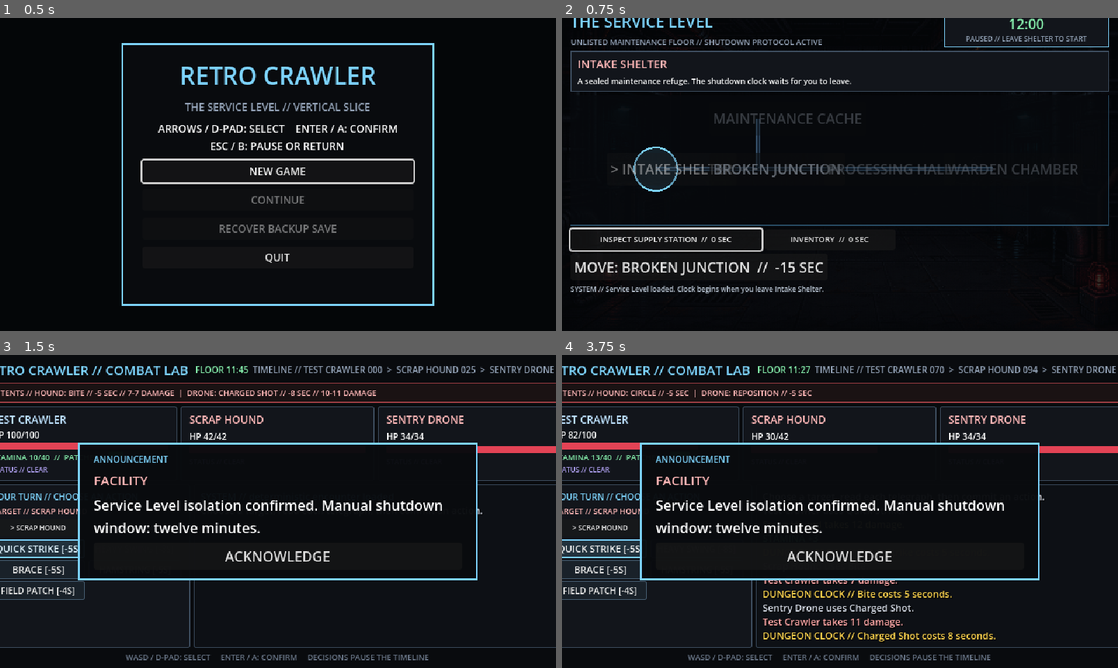
Above: before the commit, frames 1-4 (two rows, left to right).
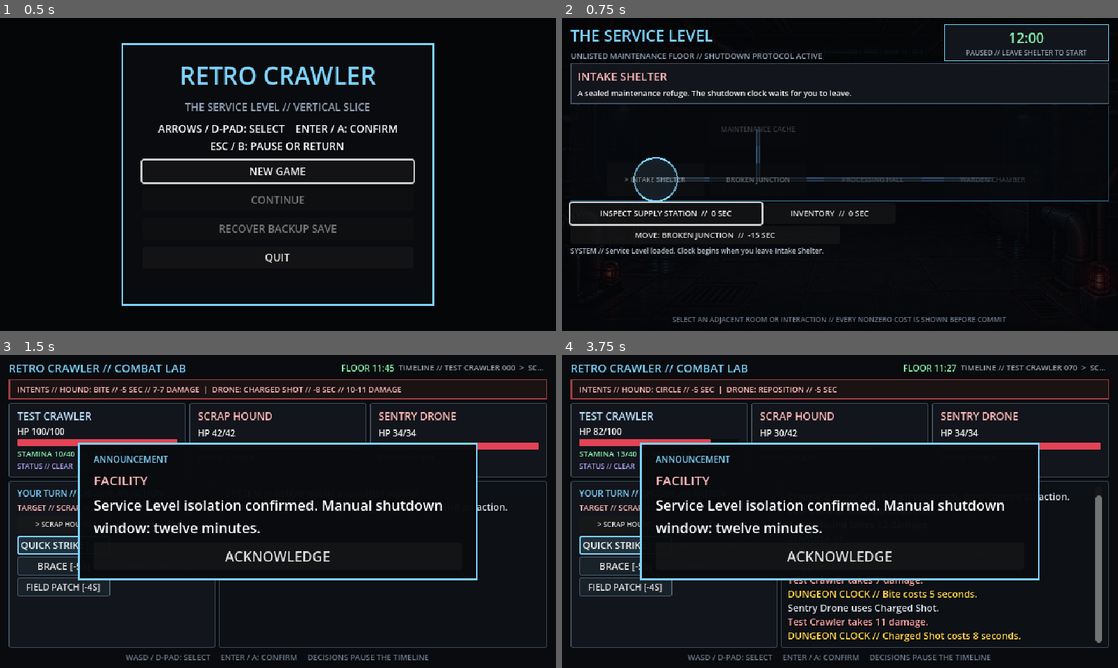
Above: after the commit, the same moments.

Repository: mtmann213/retro-crawler
Game: Godot game, scene res://main/main.tscn
Two runs of this game, one before a commit and one after it. Both use one fixed random seed, a clock stepped at 60 frames per second and the inputs below.
Inputs:
- Up to frame 1 (0.5 s): no input
- Up to frame 2 (0.75 s): click "NEW GAME" at 0.5 s
- Up to frame 3 (1.5 s): click "BROKEN JUNCTION" at 1.25 s
- Up to frame 4 (3.75 s): click "> SCRAP HOUND" at 2 s; click "SENTRY DRONE" at 2.75 s; click "QUICK STRIKE [-5S]" at 3.5 s

Frame 1 is identical in both runs. In frame 2, 13% of the frame differs, in the area x 1-99%, y 0-98%; in frame 3, 10%; in frame 4, 13%.

Commit message:
Fix release-candidate viewport overflow

Diff:
--- a/scenes/combat/combat_screen.tscn
+++ b/scenes/combat/combat_screen.tscn
@@ -115,11 +115,12 @@
 
 [node name="Header" type="HBoxContainer" parent="Margin/Layout"]
 layout_mode = 2
+theme_override_constants/separation = 4
 
 [node name="Title" type="Label" parent="Margin/Layout/Header"]
 layout_mode = 2
 theme_override_colors/font_color = Color(0.49, 0.827, 0.988, 1)
-theme_override_font_sizes/font_size = 15
+theme_override_font_sizes/font_size = 13
 text = "RETRO CRAWLER // COMBAT LAB"
 
 [node name="HeaderSpacer" type="Control" parent="Margin/Layout/Header"]
@@ -137,9 +138,12 @@
 [node name="TimelineLabel" type="Label" parent="Margin/Layout/Header"]
 unique_name_in_owner = true
 layout_mode = 2
+size_flags_horizontal = 3
 theme_override_colors/font_color = Color(0.58, 0.64, 0.72, 1)
-theme_override_font_sizes/font_size = 10
+theme_override_font_sizes/font_size = 9
 text = "TIMELINE"
+clip_text = true
+text_overrun_behavior = 3
 
 [node name="BossPhaseLabel" type="Label" parent="Margin/Layout/Header"]
 unique_name_in_owner = true
--- a/scenes/dungeon/dungeon_screen.gd
+++ b/scenes/dungeon/dungeon_screen.gd
@@ -12,7 +12,7 @@
 @onready var room_title: Label = %RoomTitle
 @onready var room_description: Label = %RoomDescription
 @onready var map_area: Control = %MapArea
-@onready var exit_list: HBoxContainer = %ExitList
+@onready var exit_list: GridContainer = %ExitList
 @onready var interaction_button: DungeonInteractable = %InteractionButton
 @onready var inventory_button: Button = %InventoryButton
 @onready var emergency_button: Button = %EmergencyButton
@@ -55,6 +55,9 @@
 		button.position = room.map_position
 		button.size = Vector2(112, 38)
 		button.text = room.display_name.to_upper()
+		button.clip_text = true
+		button.text_overrun_behavior = TextServer.OVERRUN_TRIM_ELLIPSIS
+		button.add_theme_font_size_override("font_size", 8)
 		button.tooltip_text = room.description
 		button.pressed.connect(_move_to_room.bind(room.content_id))
 		map_area.add_child(button)
@@ -79,6 +82,8 @@
 		var destination := FLOOR.get_room(exit_id)
 		var button := Button.new()
 		button.text = "MOVE: %s  //  -%d SEC" % [destination.display_name.to_upper(), FLOOR.room_transition_cost]
+		button.size_flags_horizontal = Control.SIZE_EXPAND_FILL
+		button.add_theme_font_size_override("font_size", 9)
 		button.disabled = floor_state.floor_failed or floor_state.extracted
 		button.pressed.connect(_move_to_room.bind(exit_id))
 		exit_list.add_child(button)
--- a/scenes/dungeon/dungeon_screen.tscn
+++ b/scenes/dungeon/dungeon_screen.tscn
@@ -85,7 +85,7 @@
 
 [node name="Layout" type="VBoxContainer" parent="ExplorationView/Margin"]
 layout_mode = 2
-theme_override_constants/separation = 4
+theme_override_constants/separation = 2
 
 [node name="Header" type="HBoxContainer" parent="ExplorationView/Margin/Layout"]
 layout_mode = 2
@@ -133,7 +133,7 @@
 
 [node name="MapArea" type="Control" parent="ExplorationView/Margin/Layout"]
 unique_name_in_owner = true
-custom_minimum_size = Vector2(0, 150)
+custom_minimum_size = Vector2(0, 110)
 layout_mode = 2
 clip_contents = true
 script = ExtResource("8_map")
@@ -165,10 +165,13 @@
 theme_override_font_sizes/font_size = 9
 text = "EMERGENCY EXTRACT  //  0 SEC"
 
-[node name="ExitList" type="HBoxContainer" parent="ExplorationView/Margin/Layout"]
+[node name="ExitList" type="GridContainer" parent="ExplorationView/Margin/Layout"]
 unique_name_in_owner = true
 layout_mode = 2
 theme_override_constants/separation = 4
+theme_override_constants/h_separation = 4
+theme_override_constants/v_separation = 3
+columns = 2
 
 [node name="EventLog" type="RichTextLabel" parent="ExplorationView/Margin/Layout"]
 unique_name_in_owner = true
--- a/scenes/menus/pause_menu.tscn
+++ b/scenes/menus/pause_menu.tscn
@@ -11,9 +11,9 @@
 border_width_bottom = 2
 border_color = Color(0.49, 0.827, 0.988, 1)
 content_margin_left = 20.0
-content_margin_top = 14.0
+content_margin_top = 8.0
 content_margin_right = 20.0
-content_margin_bottom = 14.0
+content_margin_bottom = 8.0
 
 [node name="PauseMenu" type="Control"]
 visible = false
@@ -43,36 +43,39 @@
 anchor_right = 0.5
 anchor_bottom = 0.5
 offset_left = -160.0
-offset_top = -170.0
+offset_top = -166.0
 offset_right = 160.0
-offset_bottom = 170.0
+offset_bottom = 166.0
 grow_horizontal = 2
 grow_vertical = 2
 theme_override_styles/panel = SubResource("Panel")
 
 [node name="Layout" type="VBoxContainer" parent="Panel"]
 layout_mode = 2
-theme_override_constants/separation = 7
+theme_override_constants/separation = 3
 
 [node name="Title" type="Label" parent="Panel/Layout"]
 layout_mode = 2
 theme_override_colors/font_color = Color(0.49, 0.827, 0.988, 1)
-theme_override_font_sizes/font_size = 22
+theme_override_font_sizes/font_size = 18
 text = "PAUSED"
 horizontal_alignment = 1
 
 [node name="TutorialLabel" type="Label" parent="Panel/Layout"]
 unique_name_in_owner = true
 layout_mode = 2
+theme_override_font_sizes/font_size = 10
 text = "Dungeon time does not pass while menus are open."
 horizontal_alignment = 1
 
 [node name="MasterLabel" type="Label" parent="Panel/Layout"]
 layout_mode = 2
+theme_override_font_sizes/font_size = 10
 text = "MASTER VOLUME"
 
 [node name="MasterSlider" type="HSlider" parent="Panel/Layout"]
 unique_name_in_owner = true
+custom_minimum_size = Vector2(0, 12)
 layout_mode = 2
 max_value = 100.0
 step = 5.0
@@ -80,10 +83,12 @@
 
 [node name="MusicLabel" type="Label" parent="Panel/Layout"]
 layout_mode = 2
+theme_override_font_sizes/font_size = 10
 text = "MUSIC VOLUME"
 
 [node name="MusicSlider" type="HSlider" parent="Panel/Layout"]
 unique_name_in_owner = true
+custom_minimum_size = Vector2(0, 12)
 layout_mode = 2
 max_value = 100.0
 step = 5.0
@@ -91,10 +96,12 @@
 
 [node name="EffectsLabel" type="Label" parent="Panel/Layout"]
 layout_mode = 2
+theme_override_font_sizes/font_size = 10
 text = "EFFECTS VOLUME"
 
 [node name="EffectsSlider" type="HSlider" parent="Panel/Layout"]
 unique_name_in_owner = true
+custom_minimum_size = Vector2(0, 12)
 layout_mode = 2
 max_value = 100.0
 step = 5.0
@@ -102,33 +109,44 @@
 
 [node name="MuteCheck" type="CheckButton" parent="Panel/Layout"]
 unique_name_in_owner = true
+custom_minimum_size = Vector2(0, 20)
 layout_mode = 2
+theme_override_font_sizes/font_size = 10
 text = "MUTE AUDIO"
 
 [node name="TutorialsCheck" type="CheckButton" parent="Panel/Layout"]
 unique_name_in_owner = true
+custom_minimum_size = Vector2(0, 20)
 layout_mode = 2
+theme_override_font_sizes/font_size = 10
 text = "SHOW TUTORIALS"
 button_pressed = true
 
 [node name="ResumeButton" type="Button" parent="Panel/Layout"]
 unique_name_in_owner = true
+custom_minimum_size = Vector2(0, 24)
 layout_mode = 2
+theme_override_font_sizes/font_size = 10
 text = "RESUME"
 
 [node name="SaveButton" type="Button" parent="Panel/Layout"]
 unique_name_in_owner = true
+custom_minimum_size = Vector2(0, 24)
 layout_mode = 2
+theme_override_font_sizes/font_size = 10
 text = "SAVE GAME"
 
 [node name="TitleButton" type="Button" parent="Panel/Layout"]
 unique_name_in_owner = true
+custom_minimum_size = Vector2(0, 24)
 layout_mode = 2
+theme_override_font_sizes/font_size = 10
 text = "SAVE AND RETURN TO TITLE"
 
 [node name="StatusLabel" type="Label" parent="Panel/Layout"]
 unique_name_in_owner = true
 layout_mode = 2
 theme_override_colors/font_color = Color(0.525, 0.937, 0.675, 1)
+theme_override_font_sizes/font_size = 9
 text = ""
 horizontal_alignment = 1
--- a/tests/integration/test_combat_screen.gd
+++ b/tests/integration/test_combat_screen.gd
@@ -97,6 +97,9 @@
 	var minimum_size := screen.get_combined_minimum_size()
 	assert_lte(minimum_size.x, 640.0)
 	assert_lte(minimum_size.y, 360.0)
+	var content_rect := (screen.get_node("Margin/Layout") as VBoxContainer).get_global_rect()
+	assert_gte(content_rect.position.x, 10.0)
+	assert_lte(content_rect.end.x, 630.0)
 	assert_true((screen.get_node("%RestartButton") as Button).get_global_rect().end.y <= 360.0)
 
 
--- a/tests/integration/test_dungeon_screen.gd
+++ b/tests/integration/test_dungeon_screen.gd
@@ -9,7 +9,7 @@
 	assert_false(screen.floor_state.clock_started)
 	assert_eq(screen.floor_state.remaining_seconds, 720)
 	assert_string_contains((screen.get_node("%FloorClock") as FloorClock).time_label.text, "12:00")
-	var exits := screen.get_node("%ExitList") as HBoxContainer
+	var exits := screen.get_node("%ExitList") as GridContainer
 	assert_string_contains((exits.get_child(0) as Button).text, "-15 SEC")
 	assert_eq(
 		(screen.get_node("%CombatHost") as Control).mouse_filter,
@@ -31,7 +31,7 @@
 
 func test_clicking_generated_move_button_changes_rooms_without_freeing_signal_sender() -> void:
 	var screen := await _spawn_screen()
-	var exits := screen.get_node("%ExitList") as HBoxContainer
+	var exits := screen.get_node("%ExitList") as GridContainer
 	(exits.get_child(0) as Button).pressed.emit()
 	await get_tree().process_frame
 	assert_eq(screen.floor_state.current_room_id, &"room_broken_junction")
@@ -198,6 +198,19 @@
 	var minimum_size := screen.get_combined_minimum_size()
 	assert_lte(minimum_size.x, 640.0)
 	assert_lte(minimum_size.y, 360.0)
+	screen.floor_state.current_room_id = &"room_broken_junction"
+	screen.floor_state.get_room_state(&"room_broken_junction").visited = true
+	screen._render_room()
+	await get_tree().process_frame
+	var content_rect := (screen.get_node("ExplorationView/Margin/Layout") as VBoxContainer).get_global_rect()
+	assert_gte(content_rect.position.x, 10.0)
+	assert_lte(content_rect.end.x, 630.0)
+	assert_gte(content_rect.position.y, 7.0)
+	assert_lte(content_rect.end.y, 353.0)
+	var map_rect := screen.map_area.get_global_rect()
+	for child: Node in screen.map_area.get_children():
+		var room_button := child as Button
+		assert_true(map_rect.encloses(room_button.get_global_rect()))
 
 
 func _spawn_screen() -> DungeonScreen:
--- a/tests/integration/test_save_round_trip.gd
+++ b/tests/integration/test_save_round_trip.gd
@@ -223,6 +223,18 @@
 		await get_tree().process_frame
 		assert_lte(screen.get_combined_minimum_size().x, 640.0)
 		assert_lte(screen.get_combined_minimum_size().y, 360.0)
+
+
+func test_pause_panel_keeps_a_visible_margin_inside_the_viewport() -> void:
+	var pause := (load("res://scenes/menus/pause_menu.tscn") as PackedScene).instantiate() as PauseMenu
+	add_child_autofree(pause)
+	pause.visible = true
+	await get_tree().process_frame
+	var panel := pause.get_node("Panel") as PanelContainer
+	assert_gte(panel.position.x, 8.0)
+	assert_gte(panel.position.y, 8.0)
+	assert_lte(panel.position.x + panel.size.x, 632.0)
+	assert_lte(panel.position.y + panel.size.y, 352.0)
 
 
 func _sample_snapshot() -> SessionSnapshot:
